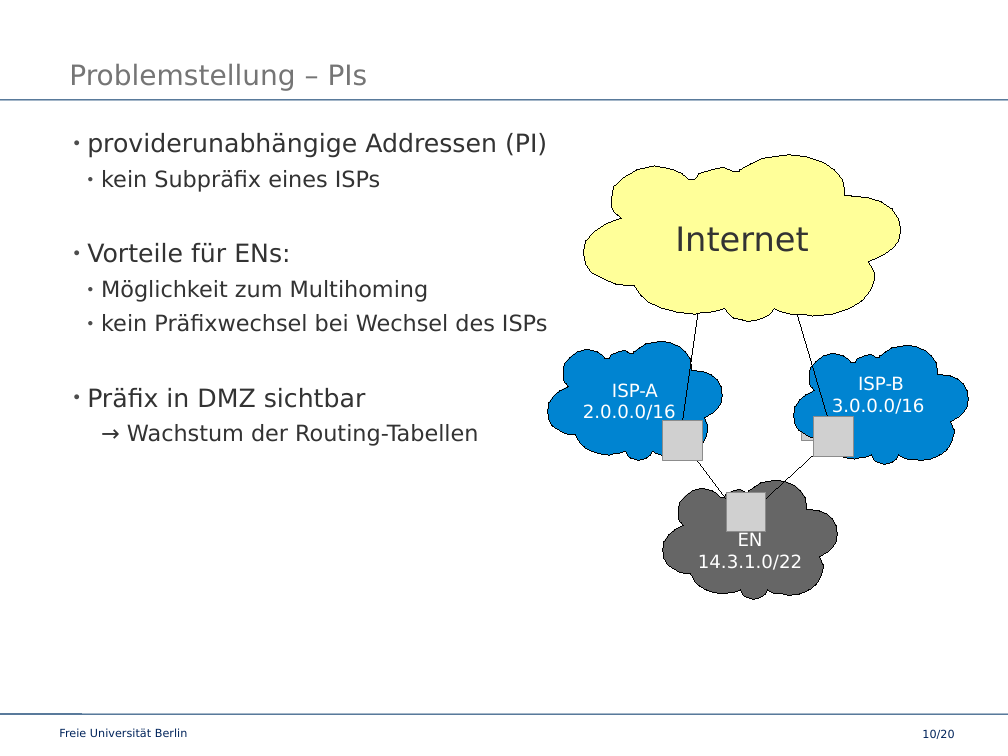
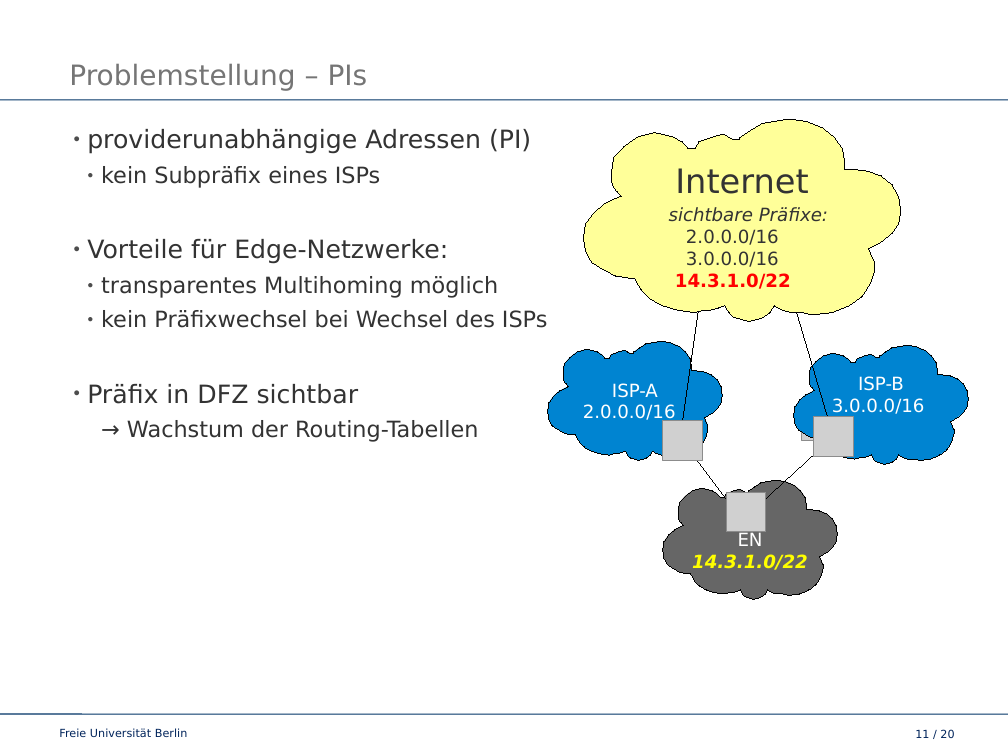
Before and after one commit to slomo/whyTheInternetSucks, a slide deck: slide 11 of talk/presentation.odp (slide 10 before the commit). Drawn at 1008x756 pixels with LibreOffice and Linux fonts; fonts in the diff are those of the drawing; grey boxes stand for pictures; background and template pictures are left out. Boxes give left, top, right and bottom in pixels: in the first picture for what was removed or moved away, otherwise in the second. Text is boxed around its words. In the diff, an @@ line names an element or a change of style, - is before the commit and + after.

```diff
--- a/talk/presentation.odp
+++ b/talk/presentation.odp
@@ freeform shape "Internet": place and size @@
-freeform shape "Internet" at box(584, 155, 901, 322)
+freeform shape "Internet" at box(584, 119, 901, 322)
@@ text at box(87, 129, 531, 154): text changed @@
-● providerunabhängige Addressen (PI)
+● providerunabhängige Adressen (PI)
@@ text added at box(669, 207, 828, 289), 13 pt, text #333333 @@
+sichtbare Präfixe:
+2.0.0.0/16
+3.0.0.0/16
+14.3.1.0/22
@@ text at box(87, 239, 498, 298): text changed @@
-● Vorteile für ENs:
-  ● Möglichkeit zum Multihoming
+● Vorteile für Edge-Netzwerke:
+  ● transparentes Multihoming möglich
@@ text at box(87, 384, 359, 404): text changed @@
-● Präfix in DMZ sichtbar
+● Präfix in DFZ sichtbar
@@ text in freeform shape at box(692, 554, 808, 570): text colour #FFFFFF to #FFFF00, bold on, italic on in "14.3.1.0/22" @@
@@ page number at box(915, 729, 954, 738): text changed @@
-10/20
+11 / 20
```
Also in this commit, not shown: 12 other slides changed, 5 slides added, 3 slides removed.
